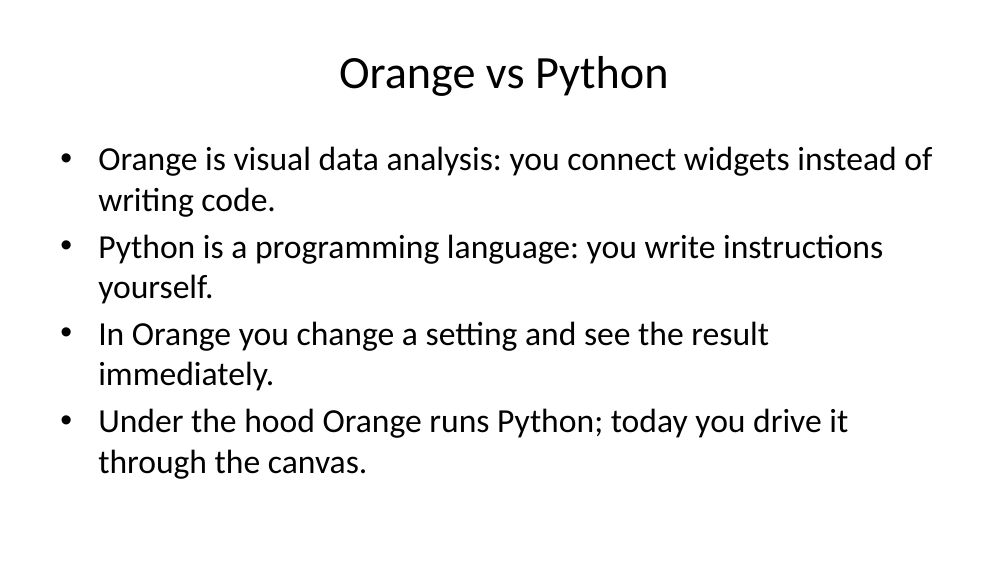
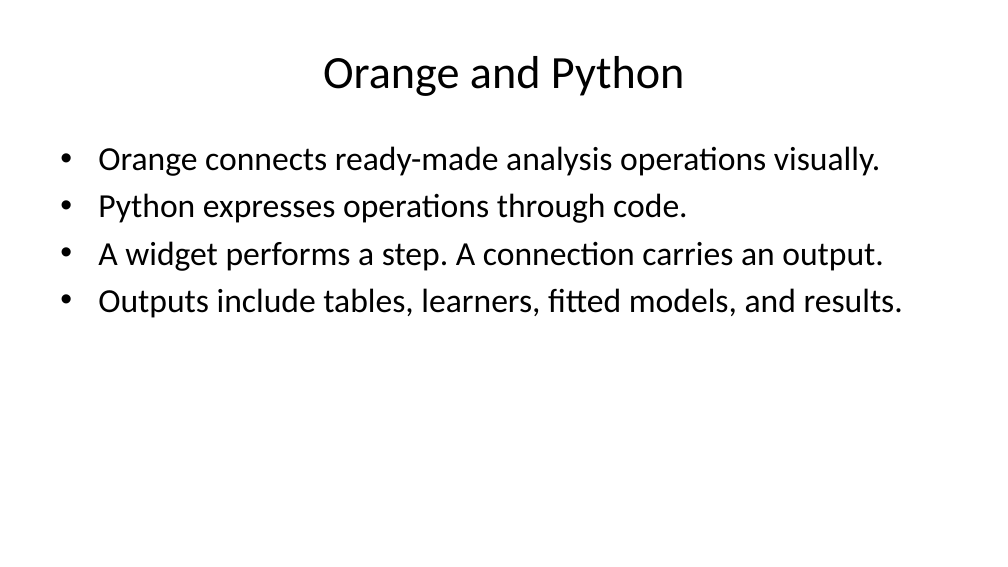
Before and after one commit to ARGF0RCE/orange-data-analysis-sessions, a slide deck: slide 2 of getting_started/getting_started.pptx. Drawn at 1008x567 pixels with LibreOffice and Linux fonts; fonts in the diff are those of the drawing. Boxes give left, top, right and bottom in pixels: in the first picture for what was removed or moved away, otherwise in the second. Text is boxed around its words. In the diff, an @@ line names an element or a change of style, - is before the commit and + after.

```diff
--- a/getting_started/getting_started.pptx
+++ b/getting_started/getting_started.pptx
@@ title at [323, 56, 684, 96]: text changed @@
-Orange vs Python
+Orange and Python
@@ text at [98, 146, 903, 318]: text changed @@
-• Orange is visual data analysis: you connect widgets instead of writing code.
-• Python is a programming language: you write instructions yourself.
-• In Orange you change a setting and see the result immediately.
-• Under the hood Orange runs Python; today you drive it through the canvas.
+• Orange connects ready-made analysis operations visually.
+• Python expresses operations through code.
+• A widget performs a step. A connection carries an output.
+• Outputs include tables, learners, fitted models, and results.
```
Also in this commit, not shown: 4 other slides changed, 2 slides added, 2 slides removed, 19 other files.
